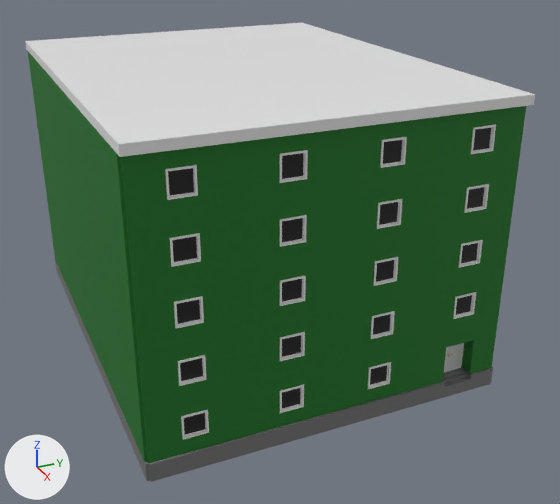
The FBX model OSB3D/Assets/Prefabs/Import/Buildings/BR20_F05_06.fbx: old version first, new version second.
The view is the same before and after, from a 50 mm camera at (81.25, -8.62, 25.01) aimed at (42.09, 9.0, 5.43). The axes (+X, +Y, +Z) are drawn at lower left. The lights are the same throughout. Where no turn or scale is listed for an object, it has been applied to the vertices. Vertices at the same position are counted once.

Names of what the first picture shows: 'BR20_F05_06'.
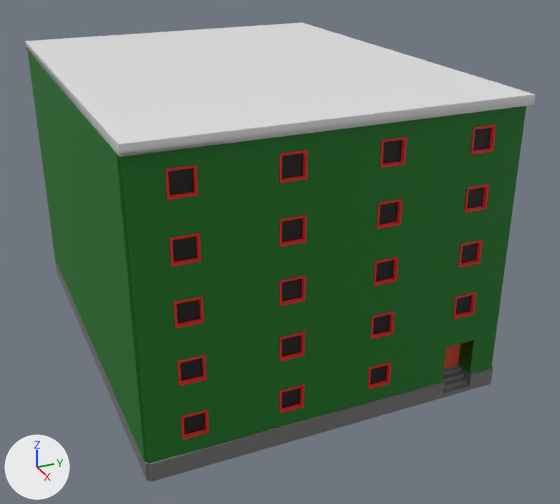
Where the change shows, as pixel boxes (x1, y1, x2, y2) in the pictures (560 x 504 px):
```json
{"part": 1, "of": "me_cube_011", "change": "cut back", "before": [145, 343, 493, 482], "after": [145, 344, 493, 482]}
{"part": 2, "of": "me_cube_011", "change": "recoloured", "before": [165, 124, 496, 440], "after": [165, 124, 496, 440], "on screen": "grey to red"}
```

Scene script edits in JSON lines:
```json
{"op": "add", "block": "mat_windowframe_007", "code": ["mat_windowframe_007 = principled_material('WindowFrame.007')", "mat_windowframe_007.base_color = (0.8, 0.00761, 0.0152)  # red #e71521"]}
{"block": "me_cube_011", "where": "# used by ob_br20_f05_06; location = (40.0, 7.5, 8.5)"}
{"op": "remove", "block": "me_cube_011", "code": "me_cube_011.from_pydata(...)  # 1066 vertices, 869 faces; spans x -12.8..12.8, y -10.0..10.0, z -8.5..8.0"}
{"op": "add", "block": "me_cube_011", "code": "me_cube_011.from_pydata(...)  # 1042 vertices, 832 faces; spans x -12.8..12.8, y -10.0..10.0, z -8.5..8.0"}
{"block": "me_cube_011", "change": "me_cube_011 part 1"}
{"block": "me_cube_011", "change": "70 vertices are removed from x 11.4..12.5, y 6.6..8.4, z -8.0..-5.3"}
{"block": "me_cube_011", "change": "76 faces are deleted"}
{"block": "me_cube_011", "change": "6 vertices in x 11.4..11.5, y 6.6..8.4, z -7.5..-5.3 move by (-0.3, 0.0, 0.0)"}
{"block": "me_cube_011", "change": "2 vertices move from x 12.3, y 6.6..8.4, z -7.6 to x 12.3, y 6.6..8.4, z -8.2"}
{"block": "me_cube_011", "change": "36 vertices are added at x 11.1..12.5, y 6.6..8.4, z -8.2..-5.3"}
{"block": "me_cube_011", "change": "10 new vertices lie (0.0, 0.0, 2.1) away from vertices in x 11.3, y 6.7..8.3, z -7.5"}
{"block": "me_cube_011", "change": "1 new face joins them, mat_facade_007 (dark green #13721e)"}
{"block": "me_cube_011", "change": "17 new faces join them, mat_slab_007 (grey #727272)"}
{"block": "me_cube_011", "change": "21 new faces join them, mat_door_007 (red #e74e39)"}
{"block": "me_cube_011", "change": "me_cube_011 part 2: 624 faces spanning x -12.4..12.4, y -8.2..8.2, z -6.7..6.7 switch from mat_frame_007 (white #e7e7e7) to mat_windowframe_007 (red #e71521)"}
{"op": "remove", "block": "me_cube_011", "code": "me_cube_011.materials.append(mat_stair_007)  # grey #727272"}
{"op": "remove", "block": "me_cube_011", "code": "me_cube_011.materials.append(mat_doorpanel_007)  # white #e7e7e7"}
```
